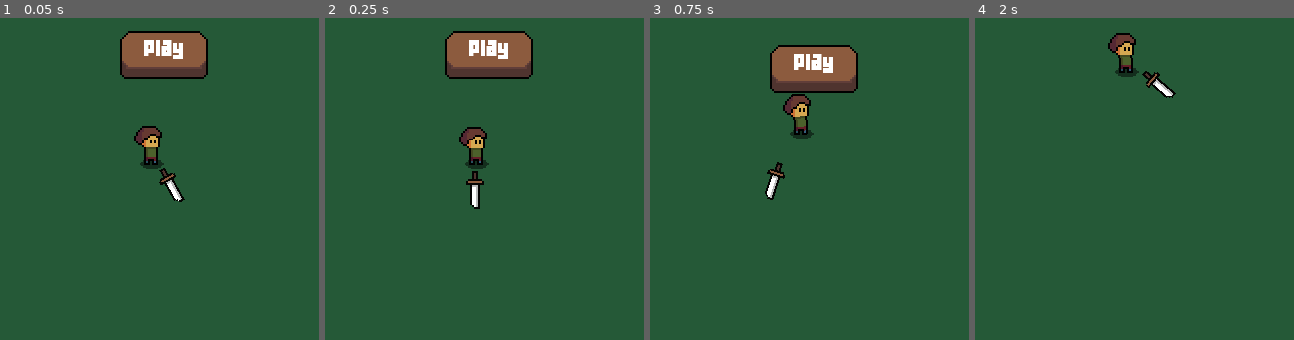
Above: before the commit, frames 1-4 (left to right).
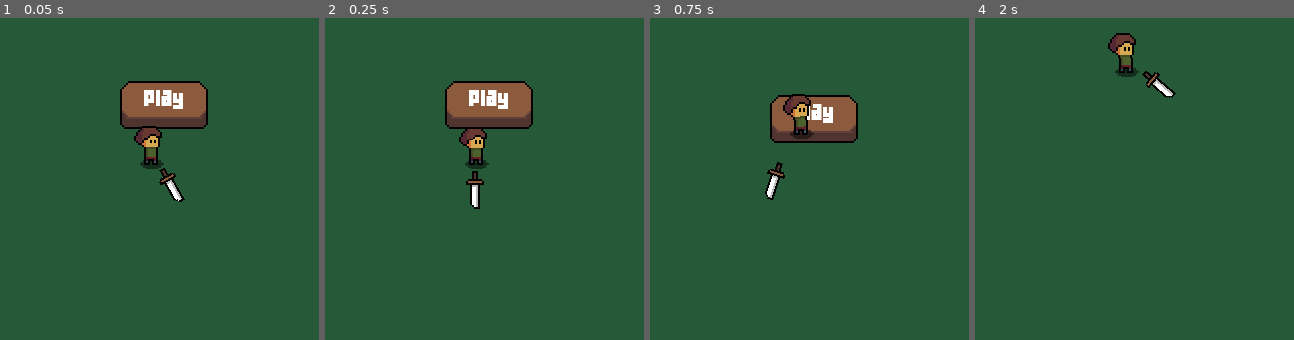
Above: after the commit, the same moments.

Repository: Zaid-mohamed/Bosses-Fighter
Game: Godot game, scene res://scenes/UI/Menus/main_menu.tscn
Same seed, same stepped clock (60 frames per second), same inputs: the game is played once before the commit and once after it. This scene is started directly instead of the project's main scene.
Inputs (mouse positions are in pixels of both pictures, inside the frame that each line leads up to):
- Up to frame 1 (0.05 s): no input
- Up to frame 2 (0.25 s): no input
- Up to frame 3 (0.75 s): move the mouse to (771, 236) at 0.52 s; hold Up (ui_up) from 0.53 s (still down); click (771, 236) at 0.6 s
- Up to frame 4 (2 s): keep holding Up (ui_up); move the mouse to (outside the picture) at 1.27 s; click (outside the picture) at 1.35 s

The runs differ from the first frame. In frame 1, 8.0% of the frame differs, in the area x 37-66%, y 4-35%; in frame 2, 8.0%; in frame 3, 7.2%; in frame 4, nothing differs.

Commit message:
90% Completed OnGround Button

Diff:
--- a/project.godot
+++ b/project.godot
@@ -23,6 +23,10 @@
 window/size/window_height_override=720
 window/stretch/mode="canvas_items"
 
+[editor_plugins]
+
+enabled=PackedStringArray("res://addons/Asset_Drawer/plugin.cfg")
+
 [gui]
 
 theme/custom="res://Resources/Theme/GameTheme.tres"
--- a/scenes/UI/Menus/main_menu.tscn
+++ b/scenes/UI/Menus/main_menu.tscn
@@ -10,4 +10,4 @@
 position = Vector2(116, 95)
 
 [node name="Buttton" parent="." instance=ExtResource("2_0mu40")]
-position = Vector2(121, 52)
+position = Vector2(121, 54)
--- a/scenes/UI/OnGroundButton.tscn
+++ b/scenes/UI/OnGroundButton.tscn
@@ -1,24 +1,44 @@
-[gd_scene load_steps=3 format=3 uid="uid://blpjs8wquhhp4"]
+[gd_scene load_steps=5 format=3 uid="uid://blpjs8wquhhp4"]
 
-[ext_resource type="Texture2D" uid="uid://bewmnba1outtx" path="res://Assets/UI/Button.png" id="1_m5xan"]
+[ext_resource type="Texture2D" uid="uid://cmajlrw6htqku" path="res://Assets/UI/ButtonSpriteSheet.png" id="1_acynq"]
+[ext_resource type="Script" path="res://scripts/UI/OnGroundButton.gd" id="1_qwcfn"]
 
 [sub_resource type="RectangleShape2D" id="RectangleShape2D_7n24i"]
-size = Vector2(36, 14)
+size = Vector2(34, 17)
 
-[node name="Buttton" type="Area2D"]
+[sub_resource type="RectangleShape2D" id="RectangleShape2D_n6mox"]
+size = Vector2(32, 10)
 
-[node name="Sprite2D" type="Sprite2D" parent="."]
+[node name="OnGroundButton" type="StaticBody2D"]
+
+[node name="DetectionArea" type="Area2D" parent="."]
+position = Vector2(0, 23)
+script = ExtResource("1_qwcfn")
+
+[node name="ButtonSprite" type="Sprite2D" parent="DetectionArea"]
+unique_name_in_owner = true
 position = Vector2(2, -12)
-texture = ExtResource("1_m5xan")
+texture = ExtResource("1_acynq")
+hframes = 2
 
-[node name="Label" type="Label" parent="."]
+[node name="TitleLabel" type="Label" parent="DetectionArea"]
+unique_name_in_owner = true
 offset_left = -9.0
 offset_top = -20.0
 offset_right = 11.0
 offset_bottom = -9.0
 theme_override_font_sizes/font_size = 10
 text = "Play"
+metadata/_edit_use_anchors_ = true
+
+[node name="CollisionShape" type="CollisionShape2D" parent="DetectionArea"]
+position = Vector2(1, -14.5)
+shape = SubResource("RectangleShape2D_7n24i")
 
 [node name="CollisionShape2D" type="CollisionShape2D" parent="."]
-position = Vector2(1, -14)
-shape = SubResource("RectangleShape2D_7n24i")
+position = Vector2(1, 6)
+shape = SubResource("RectangleShape2D_n6mox")
+disabled = true
+
+[connection signal="body_entered" from="DetectionArea" to="DetectionArea" method="_on_body_entered"]
+[connection signal="body_exited" from="DetectionArea" to="DetectionArea" method="_on_body_exited"]
--- /dev/null
+++ b/scripts/UI/OnGroundButton.gd
@@ -0,0 +1,60 @@
+extends Area2D
+class_name OnGroundButton
+
+
+# the childeren nodes:
+
+
+@onready var button_sprite: Sprite2D = %ButtonSprite
+@onready var title_label: Label = %TitleLabel
+
+
+
+# the enum that contains the states of the button (i currently pressed, or released (not signals)
+enum pressed_states {
+	pressed,
+	released
+}
+
+# the variable that contains the value of the if the Button Pressed or realeased (not signals)
+var pressed_state := pressed_states.released
+
+
+
+# when a body is entered (the player)
+
+func _on_body_entered(body: Node2D) -> void:
+	# if the body is the button it self return
+	if body == get_parent():
+		return
+
+
+	# and if the button is not pressed
+	if pressed_state == pressed_states.pressed:
+		return
+
+
+	# the state will be pressed
+	pressed_state = pressed_states.pressed
+	# button sprite will be pressed (shape)
+	button_sprite.frame += 1
+
+	# lower the label to match the pressed shape sprite
+	title_label.global_position.y += 3.5
+
+
+func _on_body_exited(body: Node2D) -> void:
+	# if the body is the button itself return
+	if body == get_parent():
+		return
+	# if the button is already released (in released state), return
+	if pressed_state == pressed_states.released:
+		return
+
+	# make the button in released state
+	pressed_state = pressed_states.released
+
+	# button sprite will be released (shape)
+	button_sprite.frame -= 1
+	# raise the label to match the released shape sprite
+	title_label.global_position.y -= 3.5
Binary file added: AsepriteFiles/UI/ButtonSpriteSheet.aseprite
Binary file added: Assets/UI/ButtonSpriteSheet.png
Not shown, added: Assets/UI/ButtonSpriteSheet.png.import
